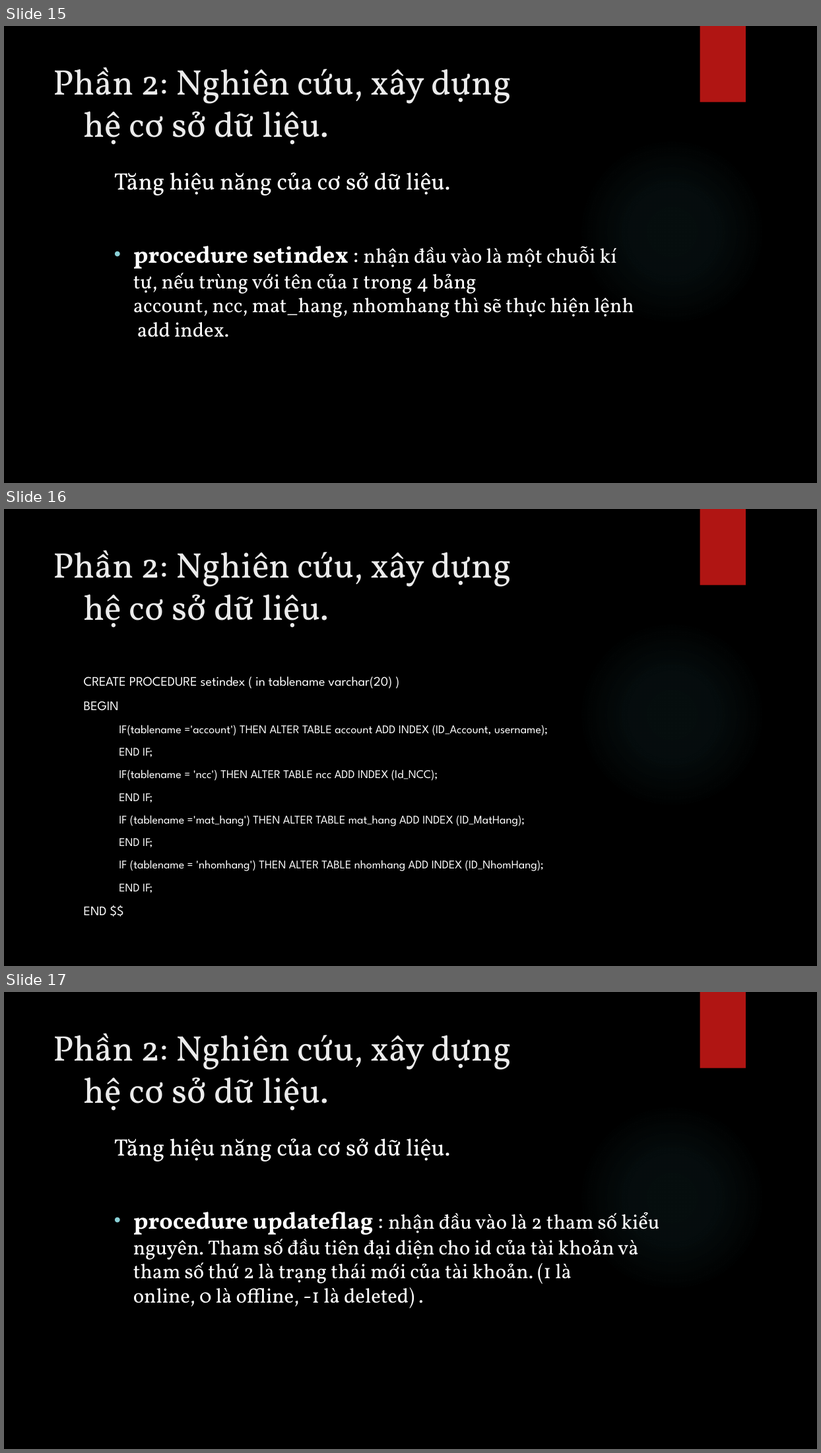
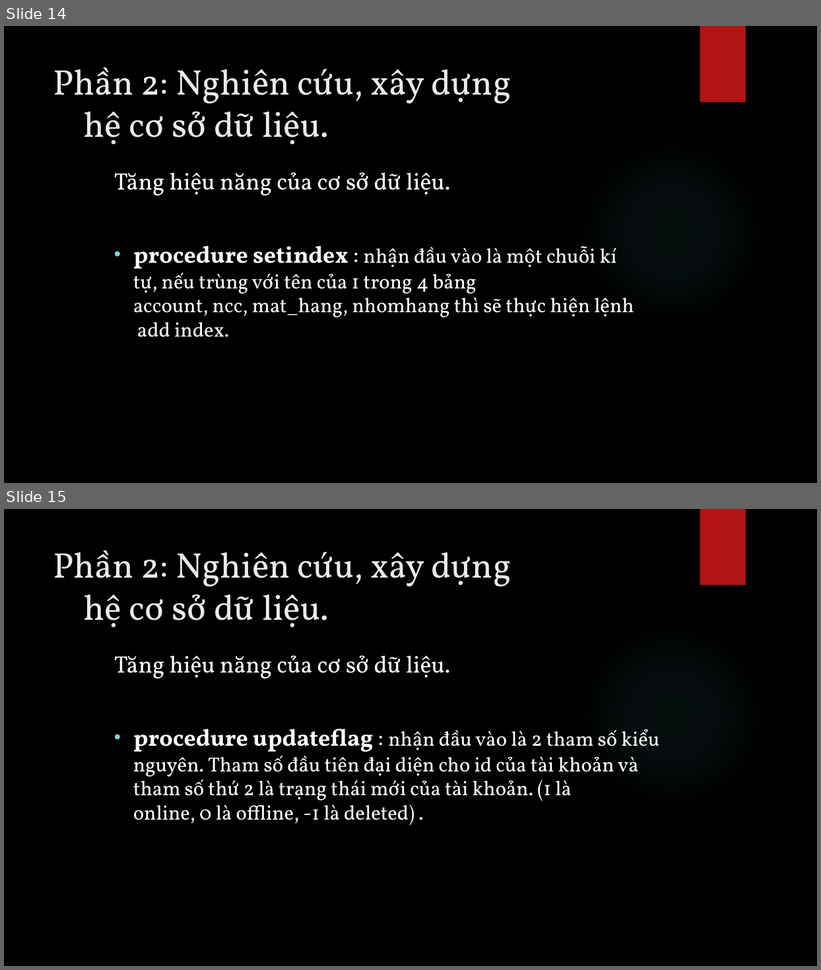
Before and after one commit to phucld95/StoreManage, a slide deck: Slide.pptx. Shown one above the other, each under a label of ours: slides 15, 16 and 17 before the commit, slides 14 and 15 after it. The pictures are 821x1453 and 821x970 pixels, drawn with LibreOffice and Linux fonts; fonts in the diff are those of the drawing; background and template pictures are left out. Boxes give left, top, right and bottom in pixels: in the first picture for what was removed or moved away, otherwise in the second. Text is boxed around its words. In the diff, an @@ line names an element or a change of style, - is before the commit and + after.

```diff
--- a/Slide.pptx
+++ b/Slide.pptx
@@ slide 16 removed at bbox=[4, 509, 817, 966], background picture (left out); not listed: 2 template elements that a slide beside it also shows @@
@@ title removed at bbox=[54, 550, 512, 628] @@
-Phần 2: Nghiên cứu, xây dựng
-hệ cơ sở dữ liệu.
@@ text removed at bbox=[84, 677, 548, 916] @@
-CREATE PROCEDURE setindex ( in tablename varchar(20) )
-BEGIN
-  IF(tablename ='account') THEN ALTER TABLE account ADD INDEX (ID_Account, username);
-  END IF;
-  IF(tablename = 'ncc') THEN ALTER TABLE ncc ADD INDEX (Id_NCC);
-  END IF;
-  IF (tablename ='mat_hang') THEN ALTER TABLE mat_hang ADD INDEX (ID_MatHang);
-  END IF;
-  IF (tablename = 'nhomhang') THEN ALTER TABLE nhomhang ADD INDEX (ID_NhomHang);
-  END IF;
-END $$
@@ what was slide 15 is now slide 14 @@
@@ what was slide 17 is now slide 15 @@
```
Also in this commit, not shown: 3 slides changed, 1 other slide removed.
